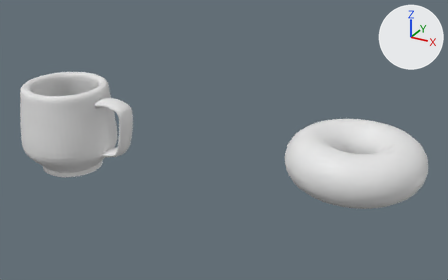
The Blender file donut-2026/donut-tut2026-7.blend: old version first, new version second.
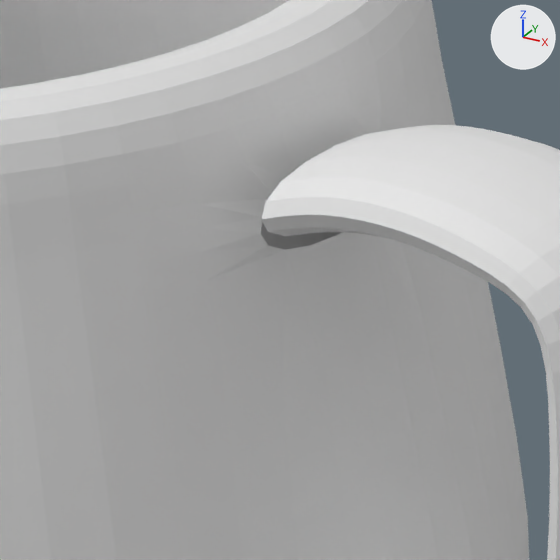
There are two pictures of each version: one whole from a 50 mm lens placed at (0.522, -1.23, 0.667), pointed at (-0.184, 0.053, 0.026), one close up on the part from 16% to 27% of the width and 31% to 48% of the height. Every picture has the same lights, and +X, +Y and +Z are marked at upper right. The first two pictures are the older version.

The scene before the commit, as lines of its bpy script (objects in view):
```python
me_cylinder = bpy.data.meshes.new('Cylinder')
me_cylinder.from_pydata(...)  # 283 vertices, 268 faces; spans x -0.14..0.23, y -0.144..0.144, z -0.139..0.12
# before: 31 (0.123, 0.028, 0.087), 32 (0.123, -0.028, 0.087), 265 (0.132, 0.026, 0.076), 266 (0.131, 0.022, 0.096), 267 (0.131, -0.036, 0.096)
# before: 268 (0.132, -0.038, 0.076), 272 (0.125, 0.029, 0.069), 273 (0.125, -0.029, 0.069)
ob_cup = bpy.data.objects.new('Cup', me_cylinder)
ob_cup.location = (-0.6635, 0.0026, -0.002)
_m = ob_cup.modifiers.new('Subdivision', 'SUBSURF')
_m.levels = 2
```
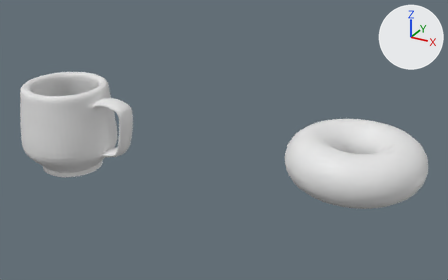
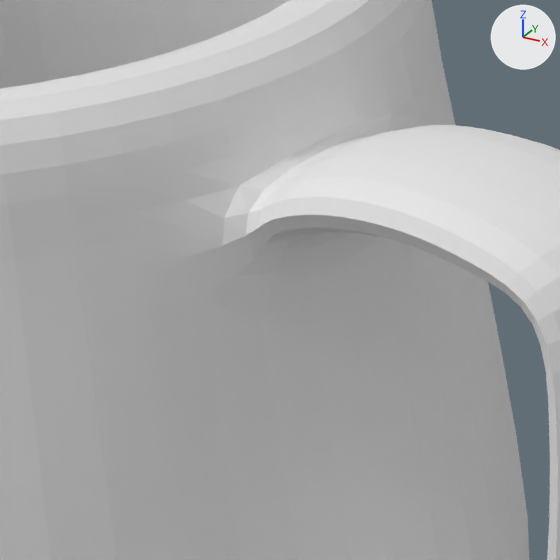
The change, as JSON lines over the scene's bpy script:
```json
{"block": "me_cylinder", "where": "# used by ob_cup; location = (-0.6635, 0.0026, -0.002)"}
{"block": "me_cylinder", "where": "# verts and faces of me_cylinder; kept vertices keep their numbers, new ones are numbered from 283"}
{"op": "remove", "block": "me_cylinder", "code": "me_cylinder.from_pydata(...)  # 283 vertices, 268 faces; spans x -0.14..0.23, y -0.144..0.144, z -0.139..0.12"}
{"op": "add", "block": "me_cylinder", "code": "me_cylinder.from_pydata(...)  # 283 vertices, 272 faces; spans x -0.14..0.23, y -0.144..0.144, z -0.139..0.12"}
{"block": "me_cylinder", "change": "me_cylinder part 1"}
{"op": "add", "block": "me_cylinder", "code": "faces += [(31, 266, 265, 272), (265, 268, 273, 272), (32, 273, 268, 267), (31, 32, 267, 266)]"}
```

Boxes (x1, y1, x2, y2) around the edits, measured in the close-ups (560 x 560 px):
```json
{"part": 1, "of": "me_cylinder", "change": "added", "after": [223, 114, 416, 324]}
```
